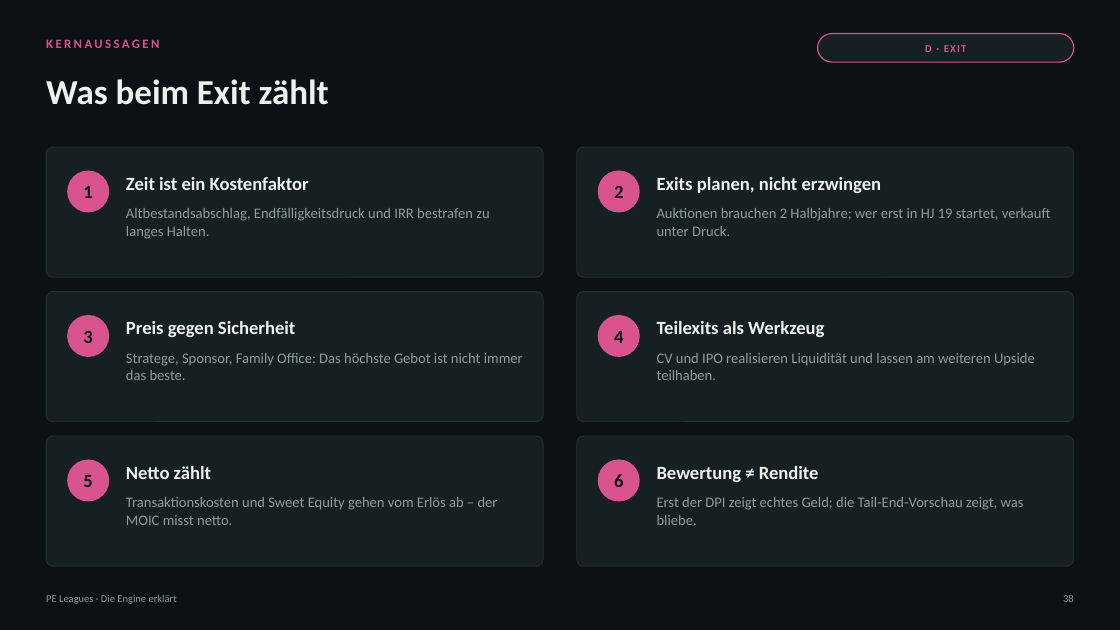
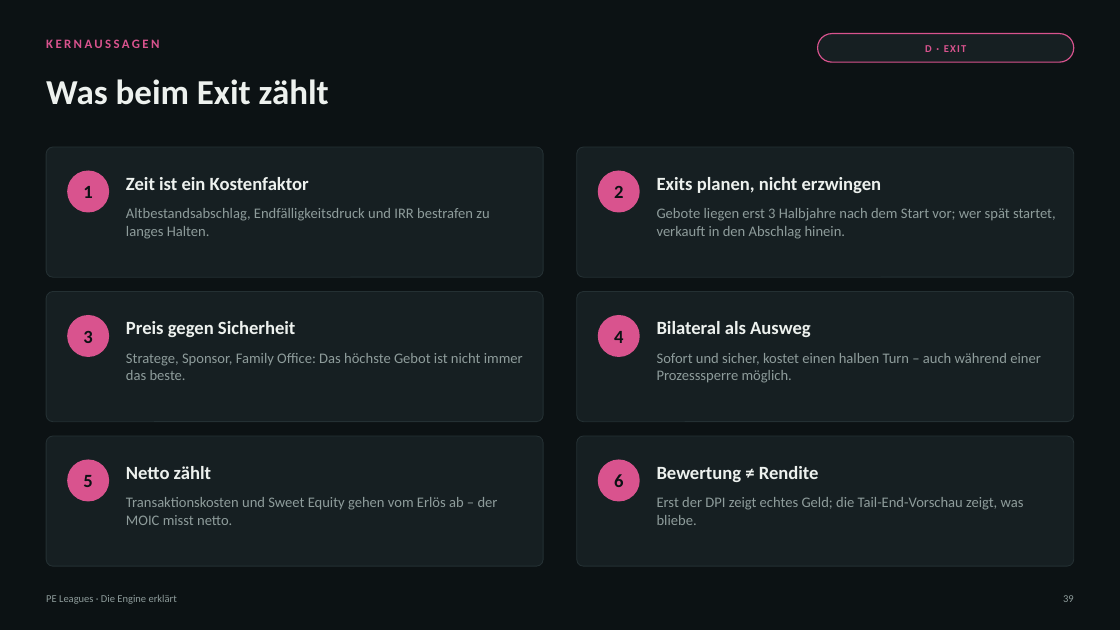
Before and after one commit to thematicum-dev/pe-leagues, a slide deck: slide 39 of docs/lehrmaterial/PE-Leagues_Engine-erklaert.pptx (slide 38 before the commit). Drawn at 1120x630 pixels with LibreOffice and Linux fonts; fonts in the diff are those of the drawing. Boxes give left, top, right and bottom in pixels: in the first picture for what was removed or moved away, otherwise in the second. Text is boxed around its words. In the diff, an @@ line names an element or a change of style, - is before the commit and + after.

```diff
--- a/docs/lehrmaterial/PE-Leagues_Engine-erklaert.pptx
+++ b/docs/lehrmaterial/PE-Leagues_Engine-erklaert.pptx
@@ text at (x1=657, y1=208, x2=1056, y2=239): text changed @@
-Auktionen brauchen 2 Halbjahre; wer erst in HJ 19 startet, verkauft unter Druck.
+Gebote liegen erst 3 Halbjahre nach dem Start vor; wer spät startet, verkauft in den Abschlag hinein.
@@ text at (x1=657, y1=321, x2=810, y2=337): text changed @@
-Teilexits als Werkzeug
+Bilateral als Ausweg
@@ text at (x1=657, y1=353, x2=1041, y2=383): text changed @@
-CV und IPO realisieren Liquidität und lassen am weiteren Upside teilhaben.
+Sofort und sicher, kostet einen halben Turn – auch während einer Prozesssperre möglich.
```
Also in this commit, not shown: 34 other slides changed, 2 slides added, 1 slide removed, 2 other files.
